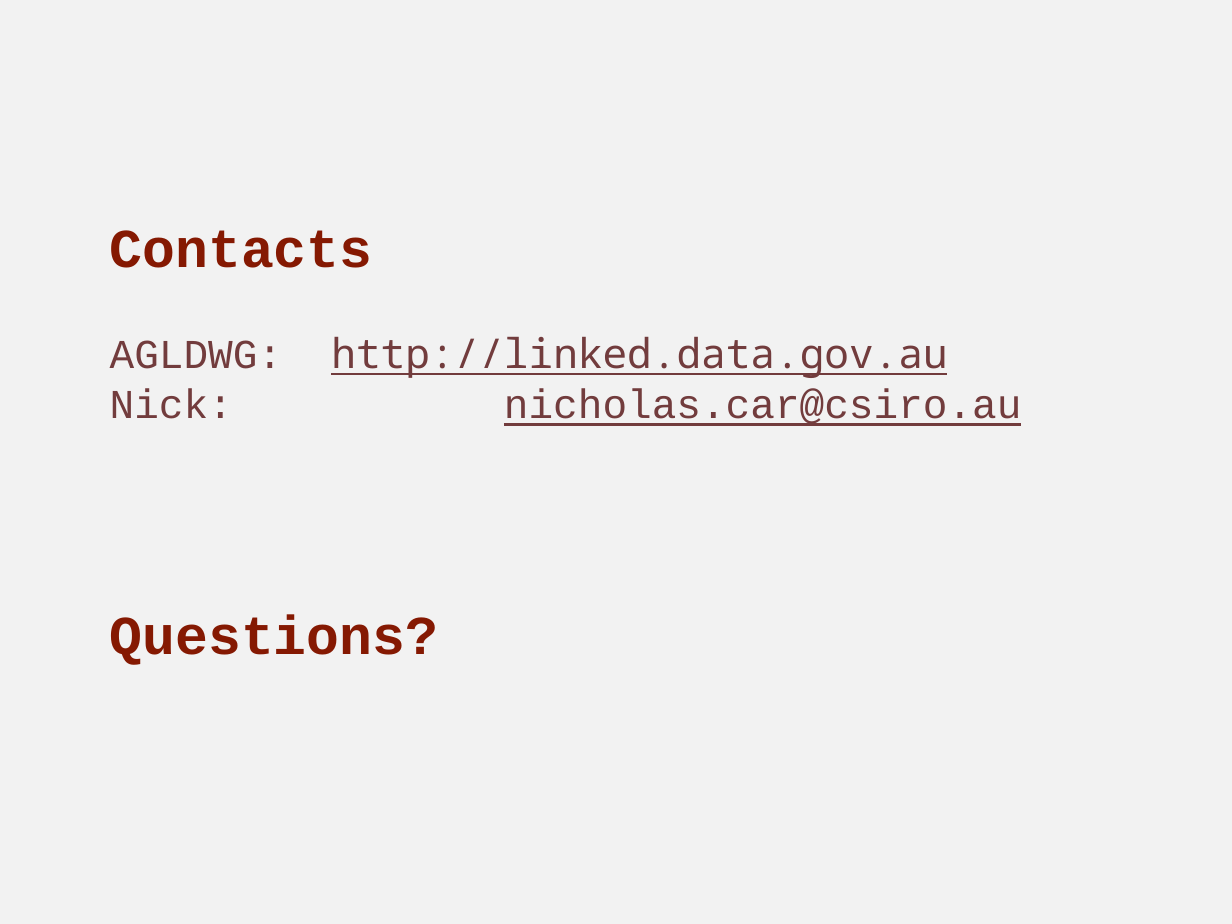
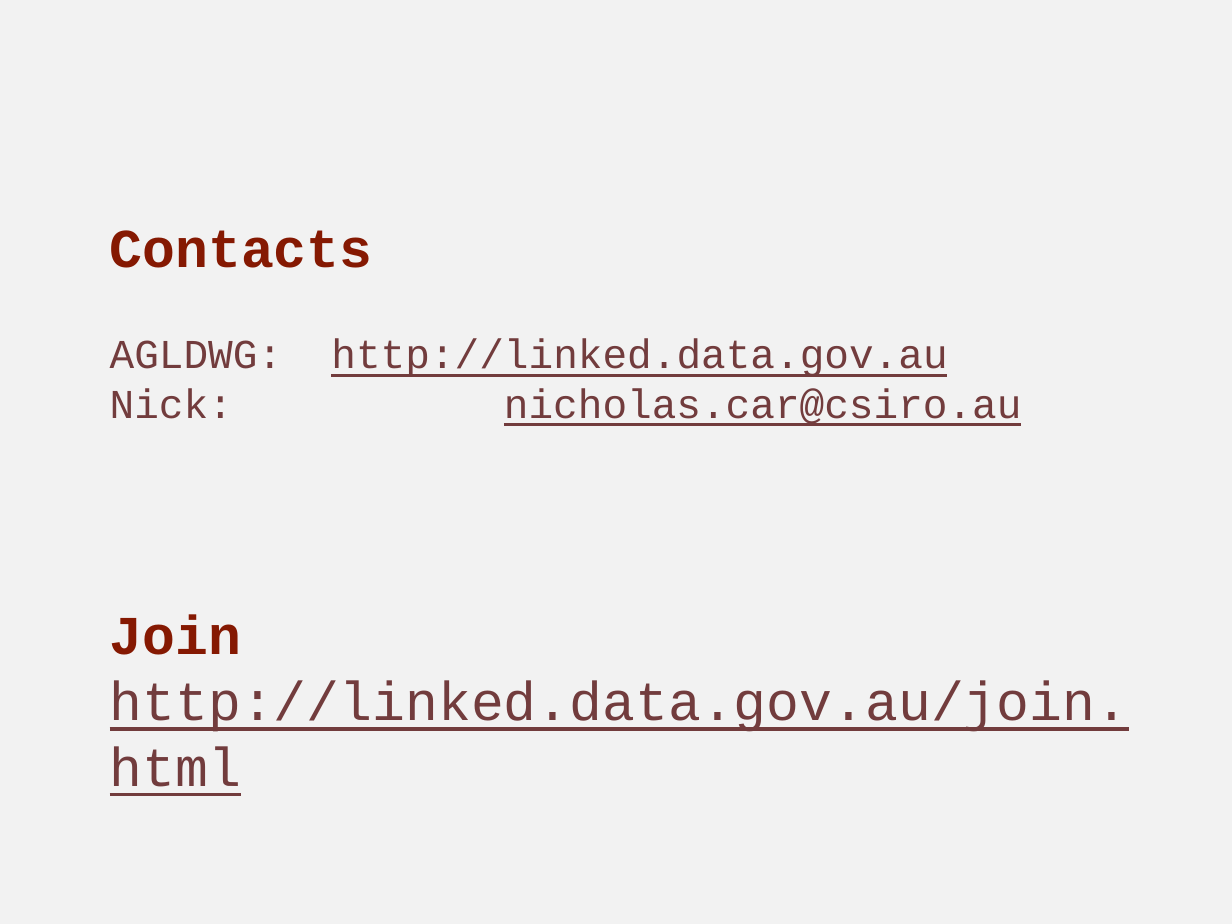
Before and after one commit to AGLDWG/website, a slide deck: slide 30 of prez/2018-07-20 - Open Data Community Meet-up - Nicholas Car.pptx (slide 17 before the commit). Drawn at 1232x924 pixels with LibreOffice and Linux fonts; fonts in the diff are those of the drawing. Boxes give left, top, right and bottom in pixels: in the first picture for what was removed or moved away, otherwise in the second. Text is boxed around its words. In the diff, an @@ line names an element or a change of style, - is before the commit and + after.

```diff
--- a/prez/2018-07-20 - Open Data Community Meet-up - Nicholas Car.pptx
+++ b/prez/2018-07-20 - Open Data Community Meet-up - Nicholas Car.pptx
@@ text at (110, 339, 947, 377): font Noto Sans Mono to Courier New in "http://linked.data.gov.au" @@
@@ title at (110, 615, 1129, 796): text changed; text colour #851902 to #723C3D; bold off @@
-Questions?
+Join http://linked.data.gov.au/join.html
```
Also in this commit, not shown: 5 other slides changed, 14 slides added, 1 slide removed.
